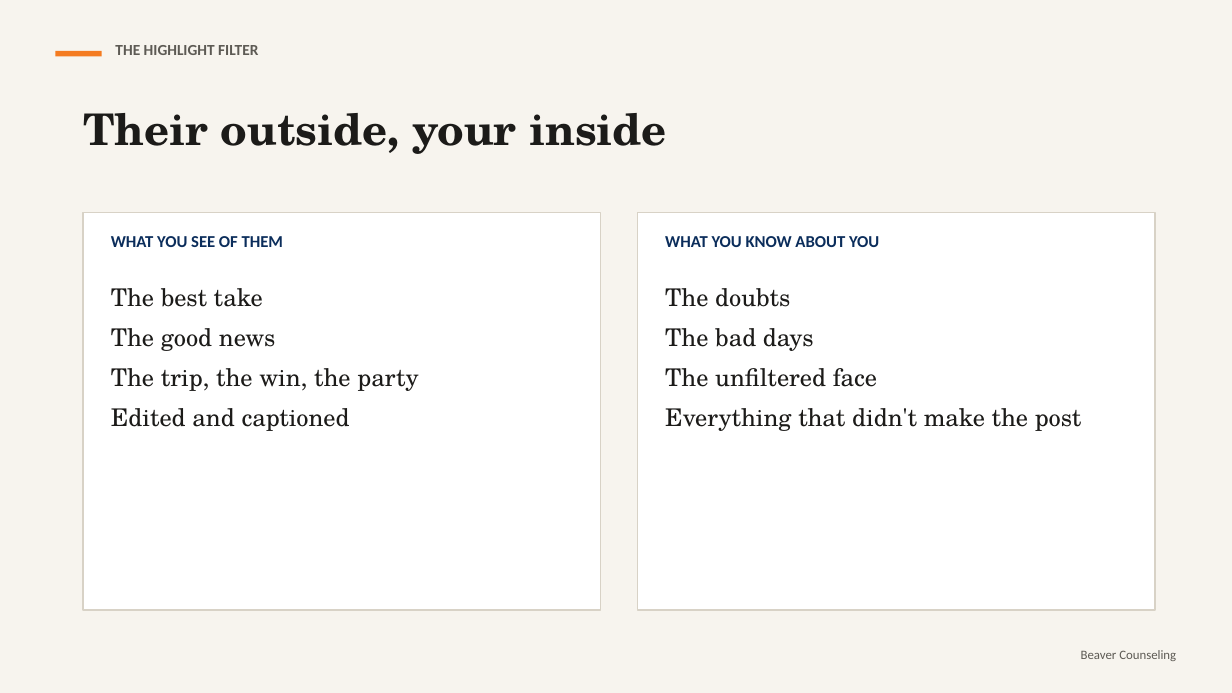
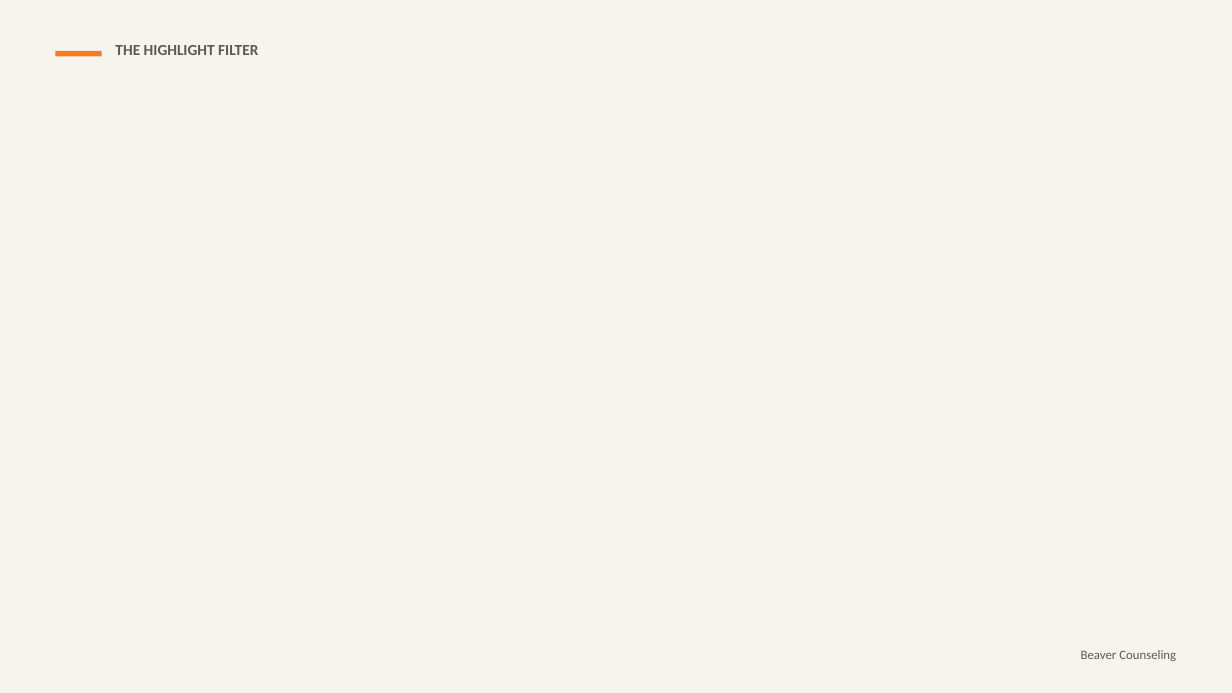
Before and after one commit to rmwtoolkit/bcds-toolkit, a slide deck: slide 5 of decks/the-comparison-trap-lesson-v2.pptx (slide 4 before the commit). Drawn at 1232x693 pixels with LibreOffice and Linux fonts; fonts in the diff are those of the drawing; background and template pictures are left out. Boxes give left, top, right and bottom in pixels: in the first picture for what was removed or moved away, otherwise in the second. Text is boxed around its words. In the diff, an @@ line names an element or a change of style, - is before the commit and + after.

```diff
--- a/decks/the-comparison-trap-lesson-v2.pptx
+++ b/decks/the-comparison-trap-lesson-v2.pptx
@@ text removed at box(83, 113, 667, 154) @@
-Their outside, your inside
@@ rectangle removed at box(83, 213, 601, 610) @@
@@ text removed at box(111, 236, 283, 247) @@
-WHAT YOU SEE OF THEM
@@ rectangle removed at box(638, 213, 1155, 610) @@
@@ text removed at box(665, 236, 879, 247) @@
-WHAT YOU KNOW ABOUT YOU
@@ text removed at box(111, 288, 418, 431) @@
-The best take
-The good news
-The trip, the win, the party
-Edited and captioned
@@ text removed at box(665, 288, 1082, 431) @@
-The doubts
-The bad days
-The unfiltered face
-Everything that didn't make the post
```
Also in this commit, not shown: 10 other slides changed, 13 slides added, 3 slides removed, 8 other files.
